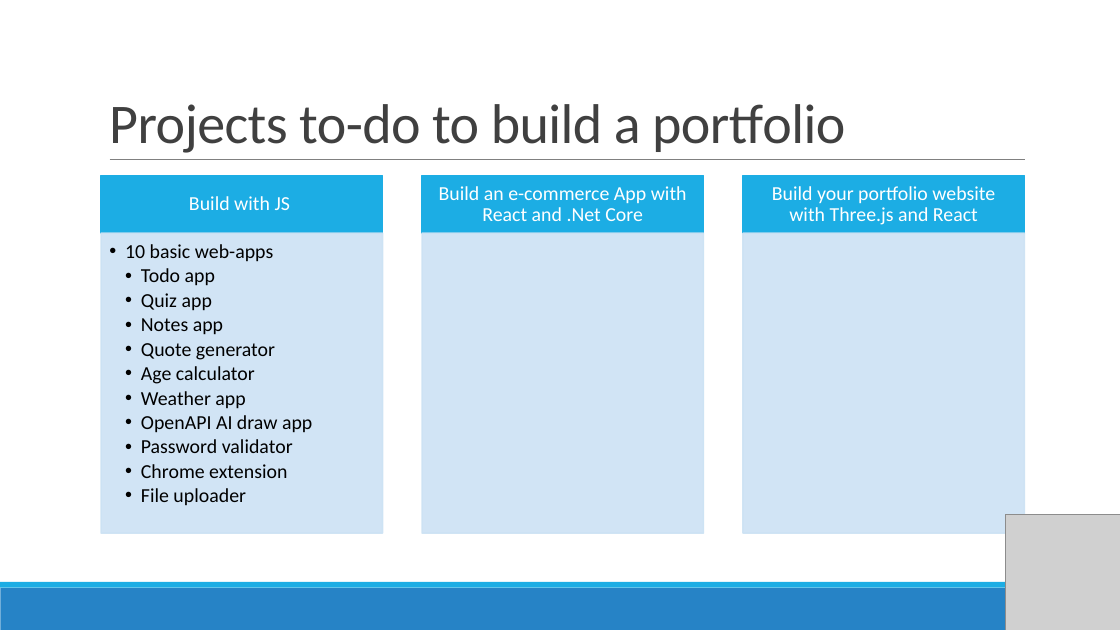
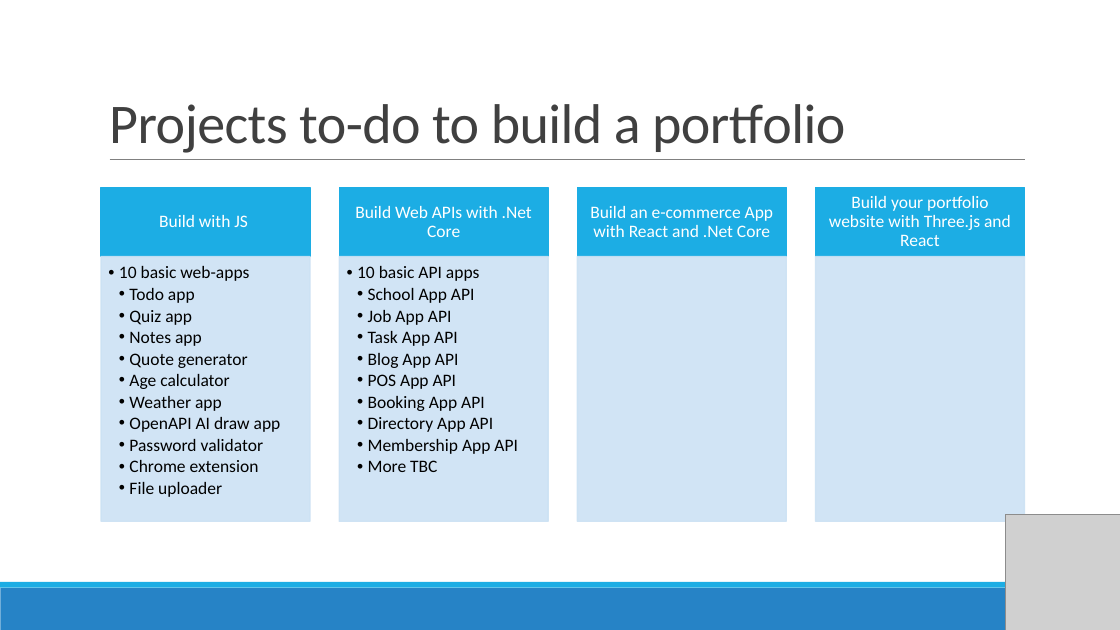
Before and after one commit to rishigujadhur1/Slides, a slide deck: slide 4 of ModernJS/JS Session 4.pptx. Drawn at 1120x630 pixels with LibreOffice and Linux fonts; fonts in the diff are those of the drawing; grey boxes stand for pictures. Boxes give left, top, right and bottom in pixels: in the first picture for what was removed or moved away, otherwise in the second. Text is boxed around its words. In the diff, an @@ line names an element or a change of style, - is before the commit and + after.

Commit message:
api plan added

```diff
--- a/ModernJS/JS Session 4.pptx
+++ b/ModernJS/JS Session 4.pptx
@@ text "Build with JS": place and size @@
-text "Build with JS" at (189, 196, 290, 210)
+text "Build with JS" at (159, 215, 248, 227)
@@ rectangle: place and size @@
-rectangle at (101, 176, 382, 234)
+rectangle at (101, 187, 310, 256)
@@ rectangle: place and size @@
-rectangle at (422, 176, 703, 234)
+rectangle at (339, 187, 549, 256)
@@ size 17 to 15 pt in 3 elements at (159, 215, 248, 227), (829, 196, 1011, 246), (590, 206, 773, 237) @@
@@ text "Build an e-commerce App with ...": place and size @@
-text "Build an e-commerce App with ..." at (439, 186, 687, 221)
+text "Build an e-commerce App with ..." at (590, 206, 773, 237)
@@ text "Build your portfolio website with ...": place and size @@
-text "Build your portfolio website with ..." at (772, 186, 995, 225)
+text "Build your portfolio website with ..." at (829, 196, 1011, 246)
@@ rectangle: place and size @@
-rectangle at (743, 176, 1024, 234)
+rectangle at (816, 187, 1025, 256)
@@ text "10 basic web-apps": place and size @@
-text "10 basic web-apps" at (125, 244, 312, 506)
+text "10 basic web-apps" at (119, 266, 281, 497)
@@ text "10 basic web-apps" at (119, 266, 281, 497): size 17 to 15 pt; indent changed @@
@@ rectangle: place and size @@
-rectangle at (101, 234, 382, 534)
+rectangle at (101, 256, 310, 521)
@@ rectangle: place and size @@
-rectangle at (422, 234, 703, 534)
+rectangle at (339, 256, 549, 521)
@@ group added at (355, 187, 786, 521): 2 texts, 2 rectangles @@
+Build Web APIs with .Net Core
+  • 10 basic API apps
+    • School App API
+    • Job App API
+    • Task App API
+    • Blog App API
+    • POS App API
+    • Booking App API
+    • Directory App API
+    • Membership App API
+    • More TBC
@@ rectangle: place and size @@
-rectangle at (743, 234, 1024, 534)
+rectangle at (816, 256, 1025, 521)
```
